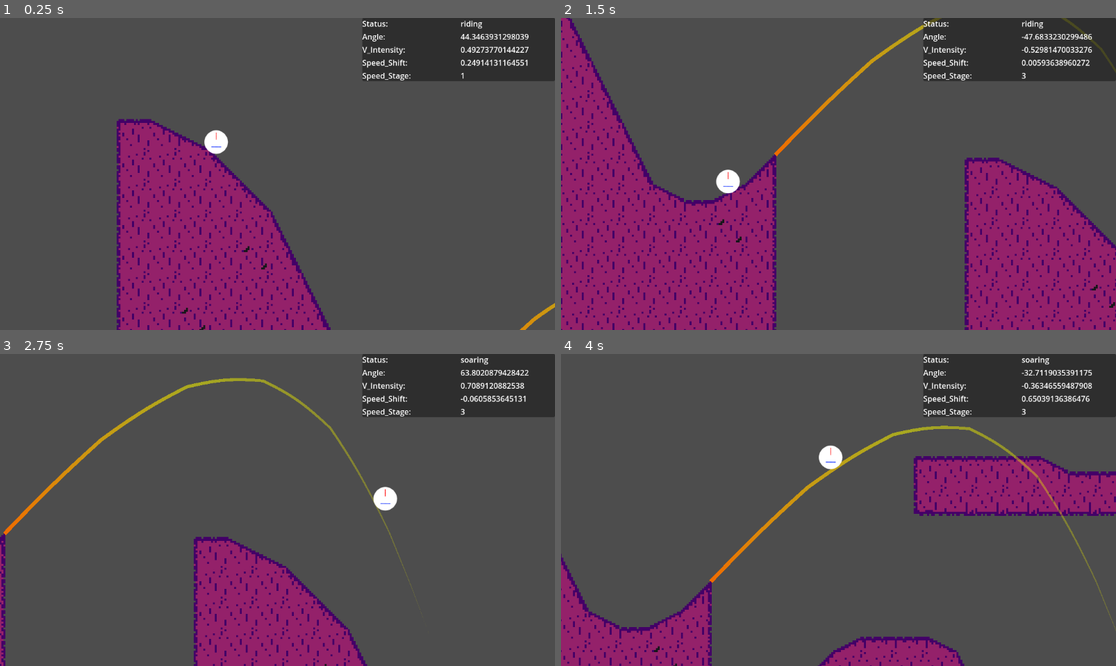
Above: before the commit, frames 1-4 (two rows, left to right).
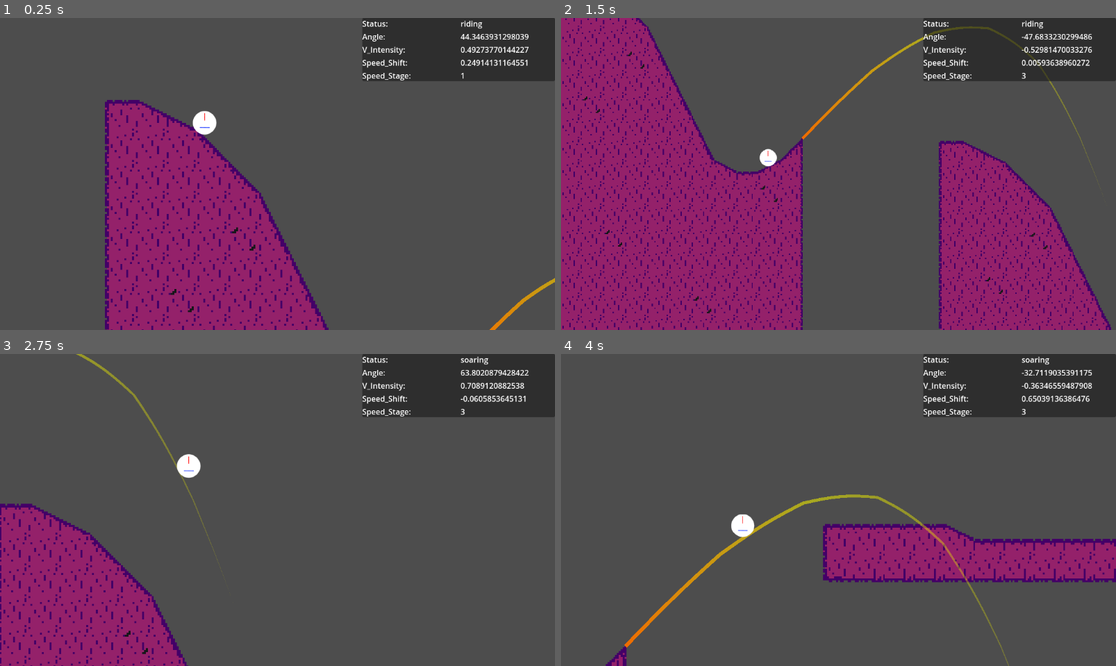
Above: after the commit, the same moments.

Repository: LettucePie/gwj-62-harvest
Game: Godot game, scene res://testing/test_zone.tscn
Two runs of this game, one before a commit and one after it. Both use one fixed random seed, a clock stepped at 60 frames per second and the inputs below.
Inputs:
- Up to frame 1 (0.25 s): no input
- Up to frame 2 (1.5 s): hold Up (ui_up) 0.53-1.28 s; hold Down (ui_down) from 1.28 s (still down)
- Up to frame 3 (2.75 s): release Down (ui_down) at 2.03 s; hold Up (ui_up) from 2.03 s (still down)
- Up to frame 4 (4 s): release Up (ui_up) at 3.53 s; hold Down (ui_down) from 3.53 s (still down)

The runs differ from the first frame. In frame 1, 7.1% of the frame differs, in the area x 18-100%, y 26-100%; in frame 2, 24%, in the area x 0-100%, y 0-100%; in frame 3, 23%; in frame 4, 24%.

Commit message:
Camera Tweak

Diff:
--- a/gameplay/Camera2D.gd
+++ b/gameplay/Camera2D.gd
@@ -2,7 +2,7 @@
 
 @export var player : Player = null
 @export var player_vis : Node2D = null
-var watching_gap : bool = false
+@export var zoom_curve : Curve
 var found_ramps = []
 var top_left : Vector2i
 var bottom_right : Vector2i
@@ -23,7 +23,6 @@
 	var size = get_window().size
 	bottom_right = size / 2
 	top_left = bottom_right * -1.0
-	$lookahead.position = Vector2(bottom_right.x, 0.0)
 
 
 func _physics_process(delta):
@@ -31,41 +30,16 @@
 		var player_pos = player.get_parent().to_global(player.position)
 		var offset_pos = player_pos
 		var offset_zoom = Vector2.ONE
-		if watching_gap:
-			var ramp_center = Vector2.ZERO
-			for ramp in found_ramps:
-				ramp_center += ramp.position
-			ramp_center.x = ramp_center.x / found_ramps.size()
-			ramp_center.y = ramp_center.y / found_ramps.size()
-			offset_pos = offset_pos.lerp(ramp_center, 0.5)
-			## Scaling
-			var boundary_magnitude = (bottom_right * 2).length()
-			var dist = player_pos.distance_to(ramp_center)
-			if dist > boundary_magnitude:
-				offset_zoom = Vector2.ONE * 0.5
-		else:
-			offset_pos.x += bottom_right.x * 0.5
-			var upper_y = offset_pos.y + (top_left.y * 0.5)
-			var lower_y = offset_pos.y + (bottom_right.y * 0.5)
-			offset_pos.y = lerp(upper_y, lower_y, (player.vert_intensity + 1.0 / 2.0))
-		self.position = self.position.lerp(offset_pos, 0.15)
-		zoom = zoom.lerp(offset_zoom, 0.15)
+		offset_pos.x += bottom_right.x * 0.5
+		var upper_y = offset_pos.y + (top_left.y * 0.5)
+		var lower_y = offset_pos.y + (bottom_right.y * 0.5)
+		offset_pos.y = lerp(upper_y, lower_y, (player.vert_intensity + 1.0 / 2.0))
+		## Scaling
+		if player.status == "riding":
+			offset_zoom = Vector2.ONE * lerp(1.0, 0.5, zoom_curve.sample(player.progress_ratio))
+		self.position = self.position.lerp(offset_pos, delta * 5)
+		zoom = zoom.lerp(offset_zoom, delta * 5)
 #		print(player.position, " | ", offset_pos)
-
-
-func _on_lookahead_area_entered(area):
-	if area.is_in_group("ramp") and !found_ramps.has(area.get_parent()):
-		found_ramps.append(area.get_parent())
-		print("Watching Gap")
-		watching_gap = true
-
-
-func _on_lookahead_area_exited(area):
-	if found_ramps.has(area.get_parent()):
-		found_ramps.erase(area.get_parent())
-		if found_ramps.size() <= 0:
-			print("Watching Player")
-			watching_gap = false
 
 
 func player_landed(ramp):
@@ -73,4 +47,3 @@
 		found_ramps.erase(ramp)
 		if found_ramps.size() <= 0:
 			print("Watching Player")
-			watching_gap = false
--- a/gameplay/camera_2d.tscn
+++ b/gameplay/camera_2d.tscn
@@ -2,19 +2,11 @@
 
 [ext_resource type="Script" path="res://gameplay/Camera2D.gd" id="1_sa7x3"]
 
-[sub_resource type="RectangleShape2D" id="RectangleShape2D_3jjvm"]
-size = Vector2(235, 2552)
+[sub_resource type="Curve" id="Curve_o8jdp"]
+_data = [Vector2(0, 0), 0.0, 0.0, 0, 0, Vector2(0.246753, 0), 0.260465, 0.260465, 0, 0, Vector2(1, 1), 2.51282, 0.0, 0, 0]
+point_count = 3
 
 [node name="Camera2D" type="Camera2D"]
 editor_draw_drag_margin = true
 script = ExtResource("1_sa7x3")
-
-[node name="lookahead" type="Area2D" parent="."]
-position = Vector2(824, 4)
-
-[node name="CollisionShape2D" type="CollisionShape2D" parent="lookahead"]
-position = Vector2(78.5, 7)
-shape = SubResource("RectangleShape2D_3jjvm")
-
-[connection signal="area_entered" from="lookahead" to="." method="_on_lookahead_area_entered"]
-[connection signal="area_exited" from="lookahead" to="." method="_on_lookahead_area_exited"]
+zoom_curve = SubResource("Curve_o8jdp")
--- a/gameplay/player_visual.gd
+++ b/gameplay/player_visual.gd
@@ -14,4 +14,4 @@
 	if player_vis_point != null:
 		var target = player.get_parent().to_global(player.position)
 		var rot_vis_point = player_vis_point.position.rotated(player.rotation)
-		position = position.lerp(target + rot_vis_point, 0.3)
+		position = position.lerp(target + rot_vis_point, 0.3).round()
